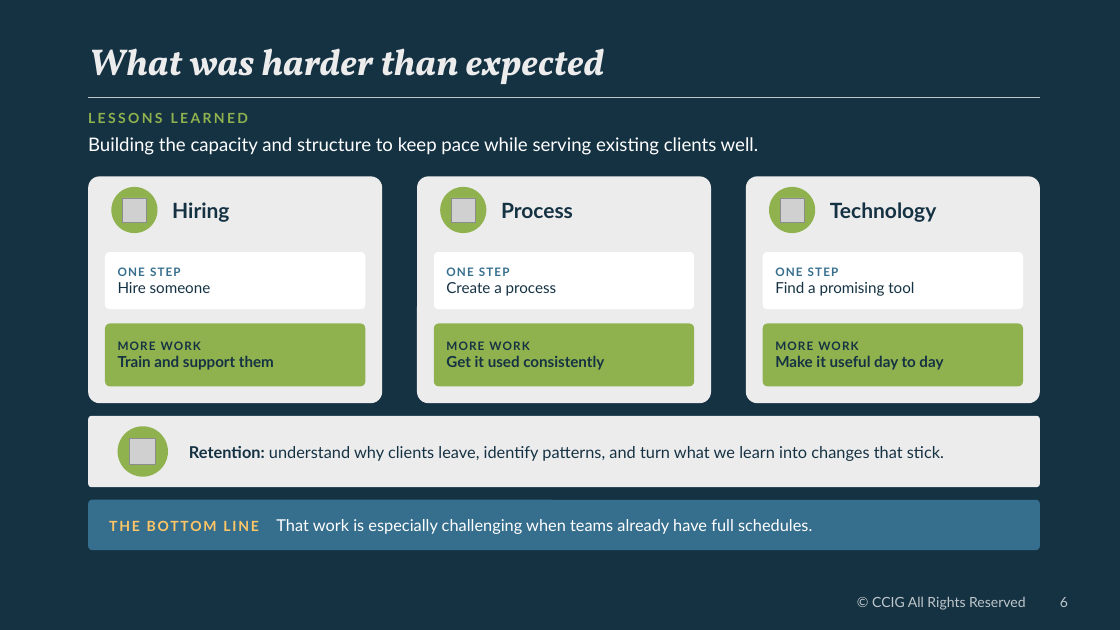
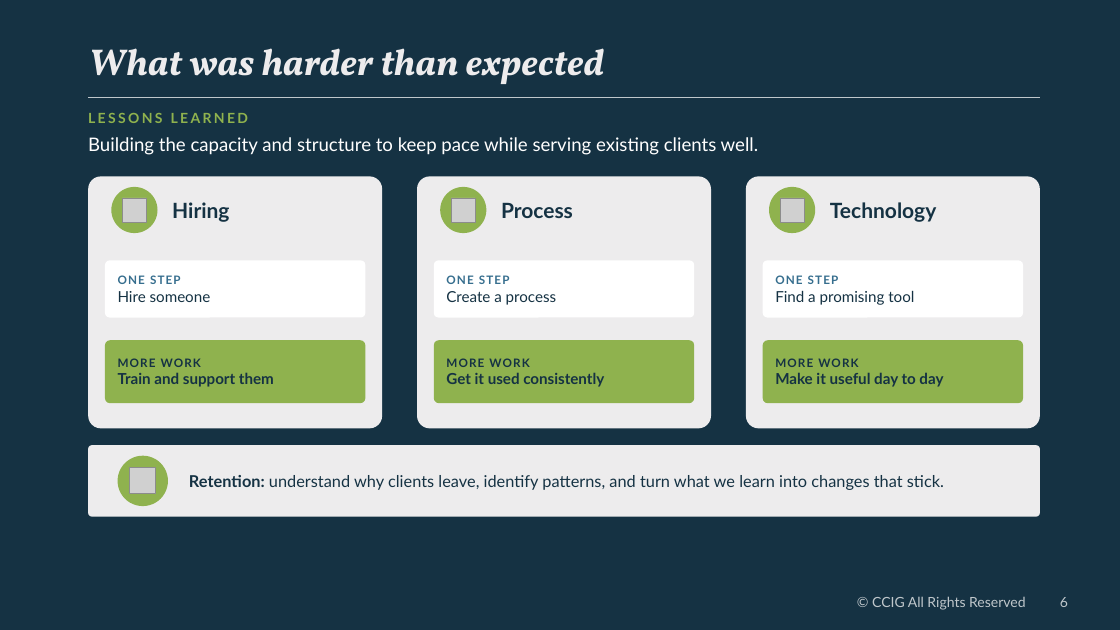
Before and after one commit to kinecopro-bit/CCIG_Brand, a slide deck: slide 6 of Market Update/CCIG_Market_Update_Slides_CCIG-Brand.pptx. Drawn at 1120x630 pixels with LibreOffice and Linux fonts; fonts in the diff are those of the drawing; grey boxes stand for pictures; background and template pictures are left out. Boxes give left, top, right and bottom in pixels: in the first picture for what was removed or moved away, otherwise in the second. Text is boxed around its words. In the diff, an @@ line names an element or a change of style, - is before the commit and + after.

```diff
--- a/Market Update/CCIG_Market_Update_Slides_CCIG-Brand.pptx
+++ b/Market Update/CCIG_Market_Update_Slides_CCIG-Brand.pptx
@@ rounded rectangle: place and size @@
-rounded rectangle at bbox=[88, 176, 382, 403]
+rounded rectangle at bbox=[88, 176, 382, 429]
@@ rounded rectangle: place and size @@
-rounded rectangle at bbox=[417, 176, 711, 403]
+rounded rectangle at bbox=[417, 176, 711, 429]
@@ rounded rectangle: place and size @@
-rounded rectangle at bbox=[746, 176, 1040, 403]
+rounded rectangle at bbox=[746, 176, 1040, 429]
@@ 3 texts, 3 rounded rectangles: place and size @@
-3 texts, 3 rounded rectangles at bbox=[105, 252, 1023, 309]
+3 texts, 3 rounded rectangles at bbox=[105, 260, 1023, 318]
@@ 3 texts, 3 rounded rectangles: place and size @@
-3 texts, 3 rounded rectangles at bbox=[105, 323, 1023, 386]
+3 texts, 3 rounded rectangles at bbox=[105, 340, 1023, 403]
@@ 1 picture, 1 text, 1 ellipse, 1 rounded rectangle: place and size @@
-1 picture, 1 text, 1 ellipse, 1 rounded rectangle at bbox=[88, 416, 1040, 487]
+1 picture, 1 text, 1 ellipse, 1 rounded rectangle at bbox=[88, 445, 1040, 517]
@@ rounded rectangle removed at bbox=[88, 500, 1040, 550] @@
@@ text removed at bbox=[276, 519, 812, 534] @@
-THE BOTTOM LINE That work is especially challenging when teams already have full schedules.
```
Also in this commit, not shown: 3 other slides changed.
